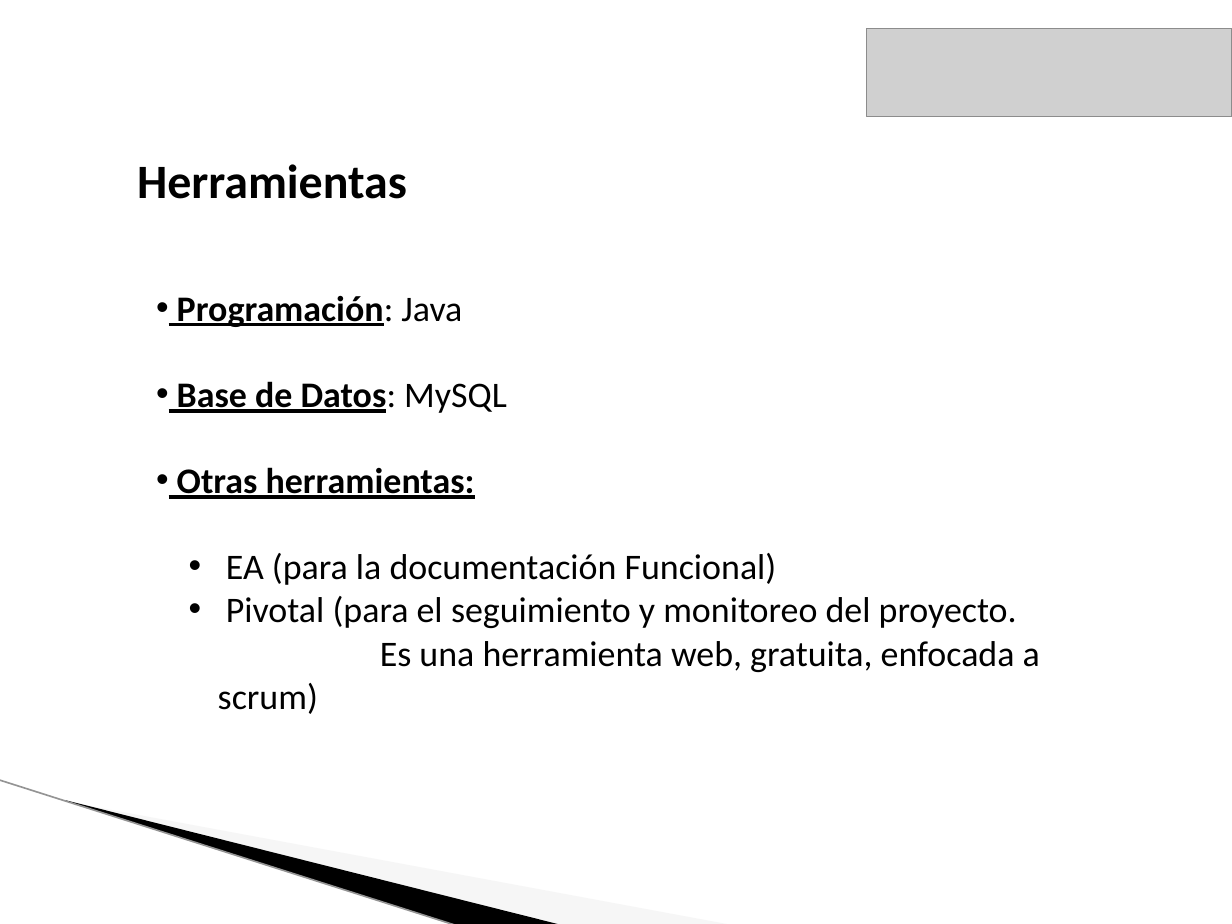
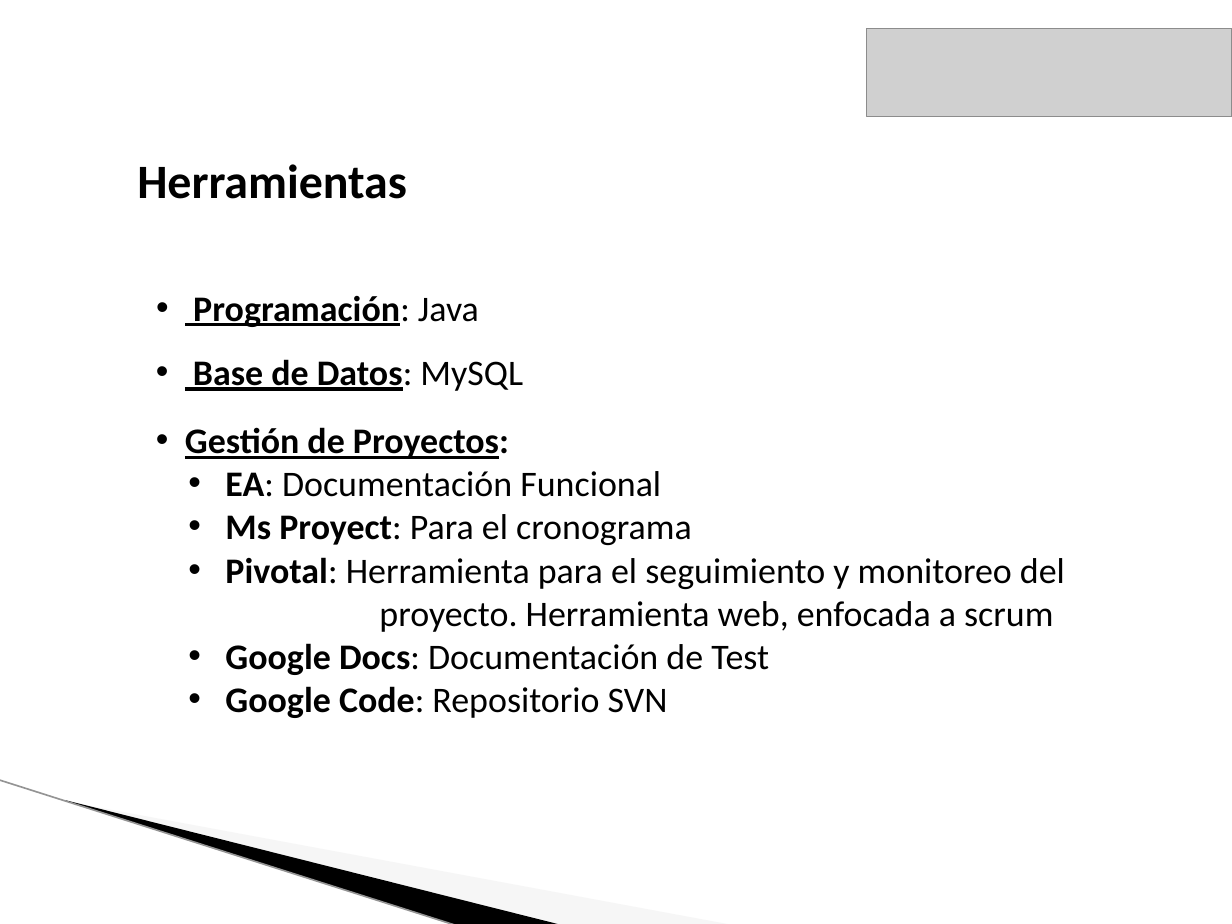
Before and after one commit to lucasdicesaro/reser-bar, a slide deck: slide 17 of documentacion/Presentacion Final ReserBar/Presentacion Final.pptx (slide 7 before the commit). Drawn at 1232x924 pixels with LibreOffice and Linux fonts; fonts in the diff are those of the drawing; grey boxes stand for pictures; background and template pictures are left out. Boxes give left, top, right and bottom in pixels: in the first picture for what was removed or moved away, otherwise in the second. Text is boxed around its words. In the diff, an @@ line names an element or a change of style, - is before the commit and + after.

```diff
--- a/documentacion/Presentacion Final ReserBar/Presentacion Final.pptx
+++ b/documentacion/Presentacion Final ReserBar/Presentacion Final.pptx
@@ text added at (193, 296, 479, 327), 21 pt, text #000000, bold, underline @@
+• Programación: Java
@@ text added at (193, 359, 523, 391), 21 pt, text #000000, bold, underline @@
+• Base de Datos: MySQL
@@ text at (185, 427, 1065, 718): text changed @@
-• Programación: Java
-• Base de Datos: MySQL
-• Otras herramientas:
-  • EA (para la documentación Funcional)
-  • Pivotal (para el seguimiento y monitoreo del proyecto.
-    Es una herramienta web, gratuita, enfocada a scrum)
+• Gestión de Proyectos:
+  • EA: Documentación Funcional
+  • Ms Proyect: Para el cronograma
+  • Pivotal: Herramienta para el seguimiento y monitoreo del
+    proyecto. Herramienta web, enfocada a scrum
+  • Google Docs: Documentación de Test
+  • Google Code: Repositorio SVN
```
Also in this commit, not shown: 6 other slides changed, 27 slides added, 7 slides removed, 2 other files.
